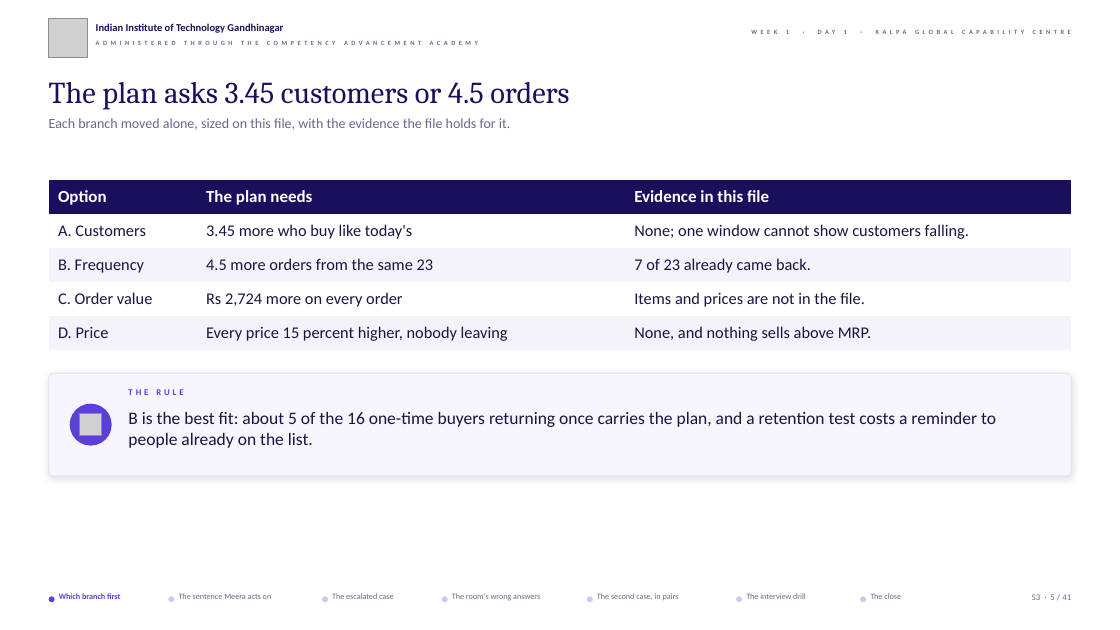
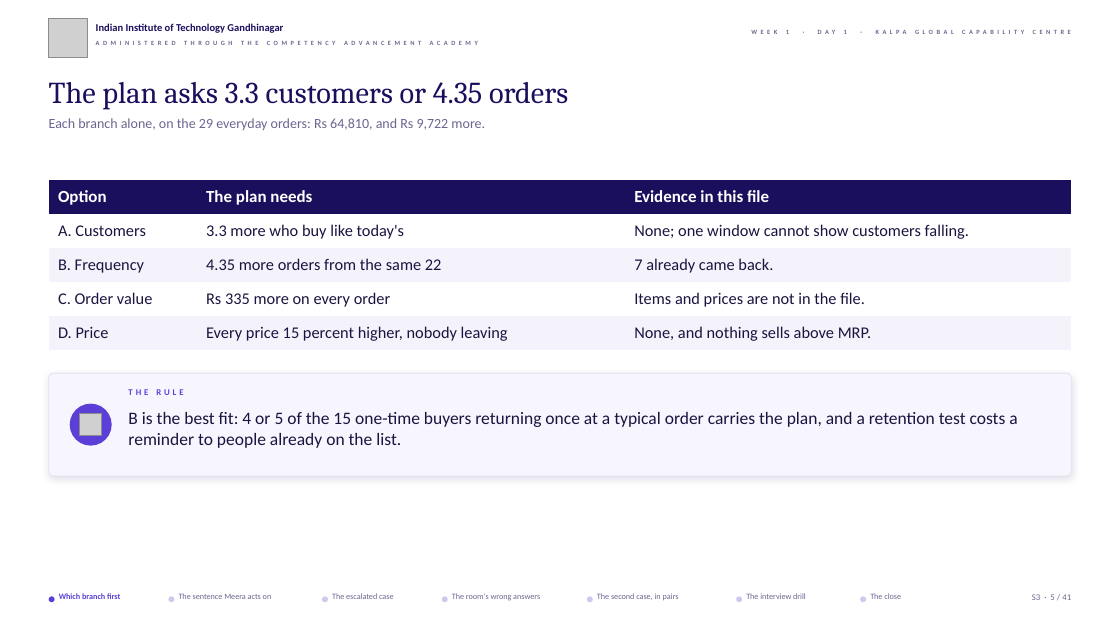
Before and after one commit to fde-academy-lab/c2-content-factory, a slide deck: slide 5 of content/W01/D1/slides/C2_W01_D01_half2_STUDENT.pptx. Drawn at 1120x630 pixels with LibreOffice and Linux fonts; fonts in the diff are those of the drawing; grey boxes stand for pictures; background and template pictures are left out. Boxes give left, top, right and bottom in pixels: in the first picture for what was removed or moved away, otherwise in the second. Text is boxed around its words. In the diff, an @@ line names an element or a change of style, - is before the commit and + after.

```diff
--- a/content/W01/D1/slides/C2_W01_D01_half2_STUDENT.pptx
+++ b/content/W01/D1/slides/C2_W01_D01_half2_STUDENT.pptx
@@ text at (49, 82, 568, 109): text changed @@
-The plan asks 3.45 customers or 4.5 orders
+The plan asks 3.3 customers or 4.35 orders
@@ text at (49, 118, 485, 130): text changed @@
-Each branch moved alone, sized on this file, with the evidence the file holds for it.
+Each branch alone, on the 29 everyday orders: Rs 64,810, and Rs 9,722 more.
@@ table at (49, 180, 1071, 350) @@
-row 2, column 2: 3.45 more who buy like today's
+row 2, column 2: 3.3 more who buy like today's
-row 3, column 2: 4.5 more orders from the same 23
+row 3, column 2: 4.35 more orders from the same 22
-row 3, column 3: 7 of 23 already came back.
+row 3, column 3: 7 already came back.
-row 4, column 2: Rs 2,724 more on every order
+row 4, column 2: Rs 335 more on every order
@@ text at (128, 412, 1017, 448): text changed @@
-B is the best fit: about 5 of the 16 one-time buyers returning once carries the plan, and a retention test costs a reminder to people already on the list.
+B is the best fit: 4 or 5 of the 15 one-time buyers returning once at a typical order carries the plan, and a retention test costs a reminder to people already on the list.
```
Also in this commit, not shown: 10 other slides changed, 39 other files.
